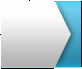
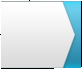
Two versions of the same layered image (82x69). Layer-by-layer changes:
moved "Default" (1st of 2, in "Bryan") into group "Bryan" over [1, 1, 81, 68]
added group "Kory V2" with 4 layers above "Background" over [1, 1, 81, 68]
added layer "Default" (2nd of 2, in "Kory V2") in group "Kory V2" over [1, 1, 81, 68]
